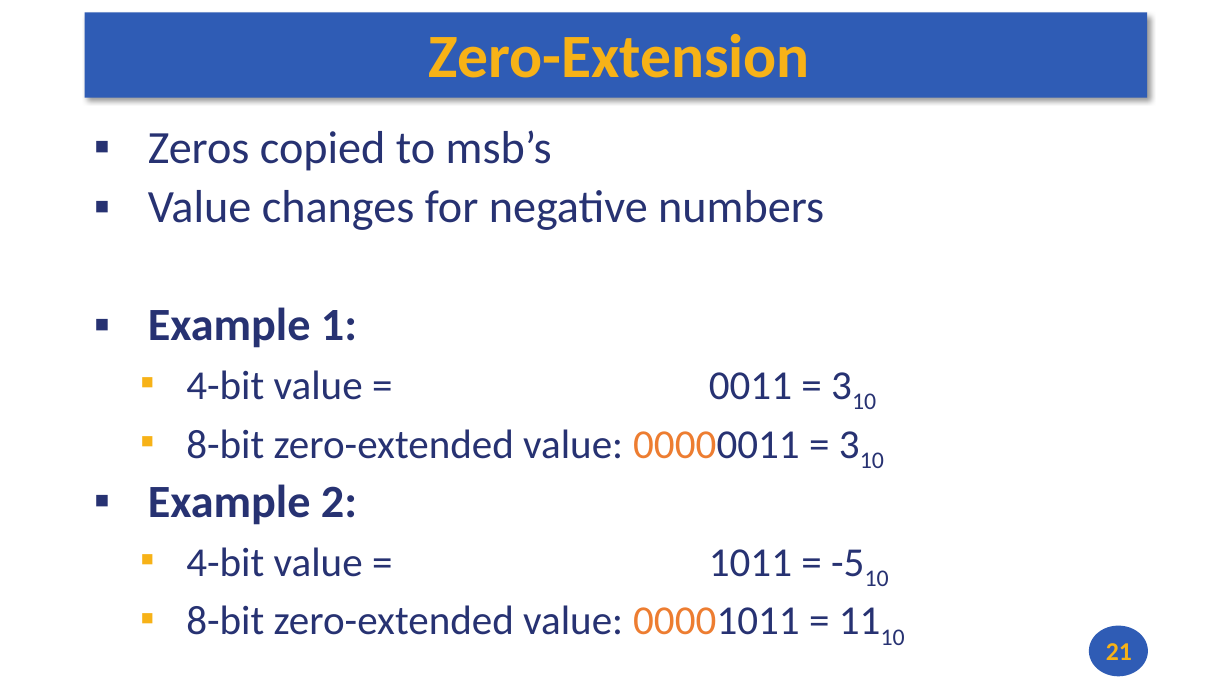
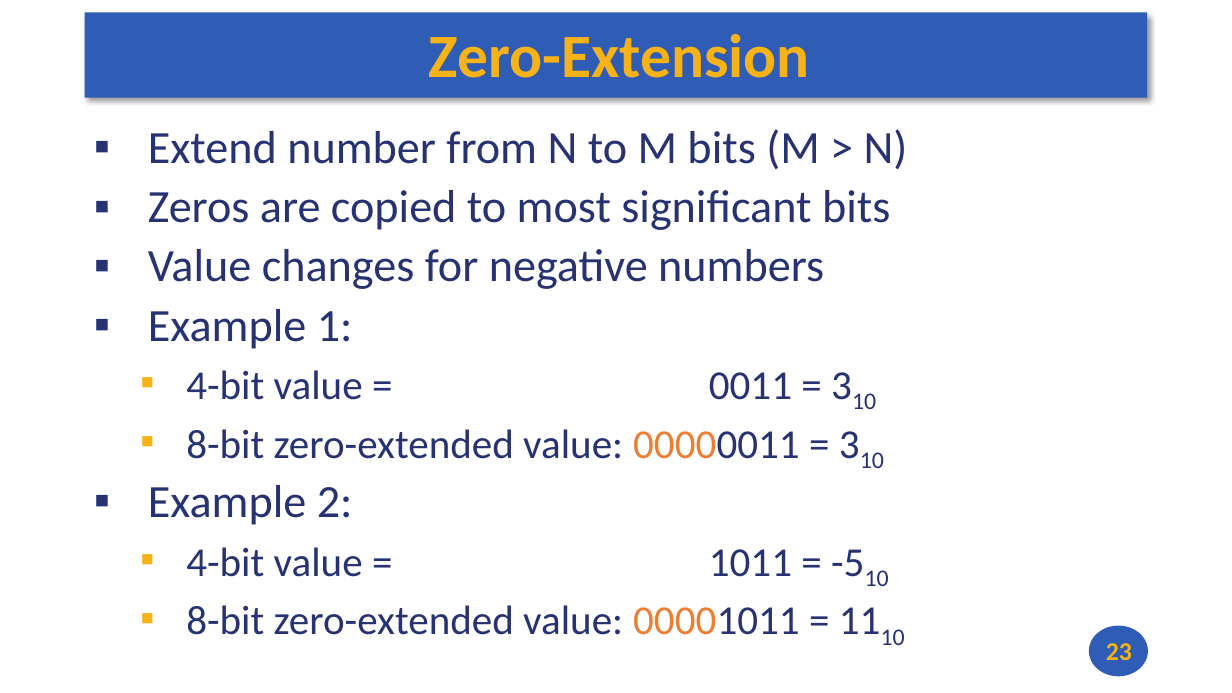
Before and after one commit to andrewt0301/hse-acos-course, a slide deck: slide 23 of docs/part1ca/02_DataTypes/CA_Lecture_02.pptx (slide 21 before the commit). Drawn at 1232x693 pixels with LibreOffice and Linux fonts; fonts in the diff are those of the drawing. Boxes give left, top, right and bottom in pixels: in the first picture for what was removed or moved away, otherwise in the second. Text is boxed around its words. In the diff, an @@ line names an element or a change of style, - is before the commit and + after.

```diff
--- a/docs/part1ca/02_DataTypes/CA_Lecture_02.pptx
+++ b/docs/part1ca/02_DataTypes/CA_Lecture_02.pptx
@@ text at [148, 129, 908, 230]: text changed @@
-▪ Zeros copied to msb’s
+▪ Extend number from N to M bits (M > N)
+▪ Zeros are copied to most significant bits
@@ text at [148, 309, 353, 525]: bold off in "Example 1:", "Example 2:" @@
@@ page number at [1106, 643, 1132, 660]: text changed @@
-21
+23
```
Also in this commit, not shown: 3 other slides changed, 4 slides added, 1 slide removed, 1 other file.
